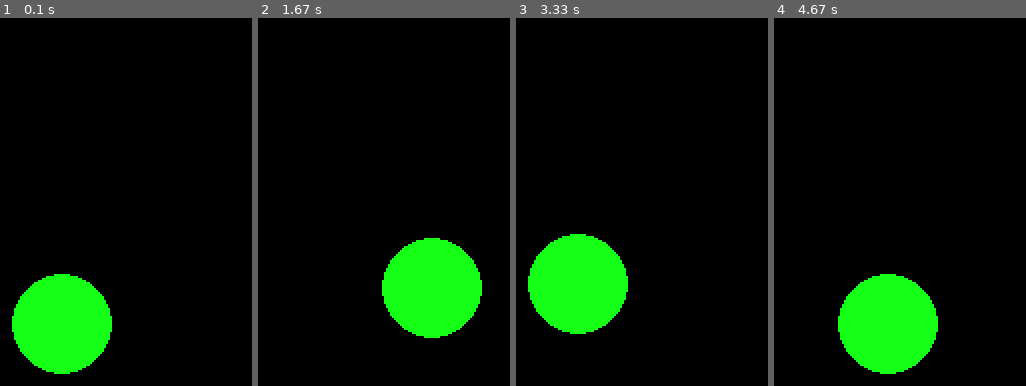
Above: before the commit, frames 1-4 (left to right).
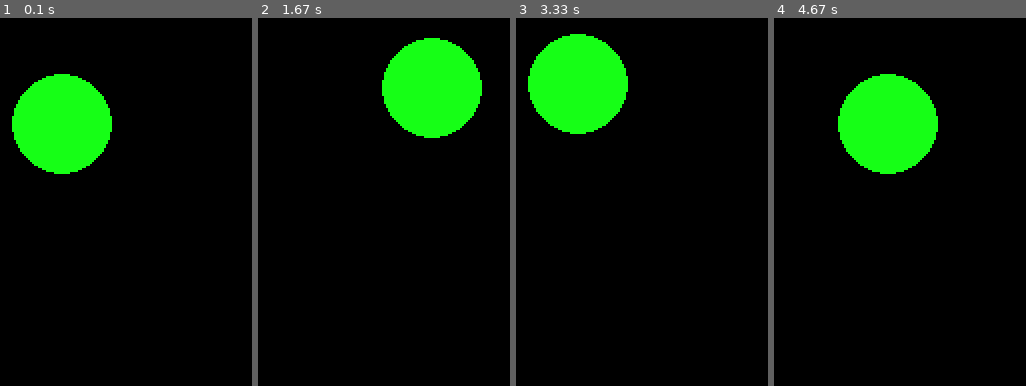
Above: after the commit, the same moments.

Repository: bhawesh2002/learning_path_to_PyGame
Game: pygame game, started from bouncy_walls/bouncy_walls.py
Two runs of this game, one before a commit and one after it. Both use one fixed random seed, a clock stepped at 60 frames per second and the inputs below.
Inputs:
- Up to frame 1 (0.1 s): no input
- Up to frame 2 (1.67 s): hold Right 0.33-0.8 s; hold Up 0.83-1.13 s; hold Right 1.17-1.63 s
- Up to frame 3 (3.33 s): hold Left 1.67-2.2 s; hold Down 2.23-2.53 s; hold Left 2.57-2.97 s; hold Up from 3 s (still down)
- Up to frame 4 (4.67 s): release Up at 3.37 s; hold Right 3.4-4.03 s; hold Down 4.07-4.43 s; hold Left from 4.47 s (still down)

The runs differ from the first frame. In frame 1, 17% of the frame differs, in the area x 4-45%, y 15-97%; in frame 2, 17%; in frame 3, 17%; in frame 4, 17%.

Commit message:
fix typo error

Diff:
--- a/bouncy_walls/bouncy_walls.py
+++ b/bouncy_walls/bouncy_walls.py
@@ -10,7 +10,7 @@
 window = pygame.display.set_mode((width, height))  # create the window
 dimensions = window.get_rect()  # get the dimensions of the window
 x_pos = dimensions.centerx  # set the x position of the ball
-y_pos = dimensions.centerx  # set the y position of the ball
+y_pos = dimensions.centery  # set the y position of the ball
 radius = 25
 while True:  # loop forever
     window.fill((0, 0, 0))  # fill the window with black
